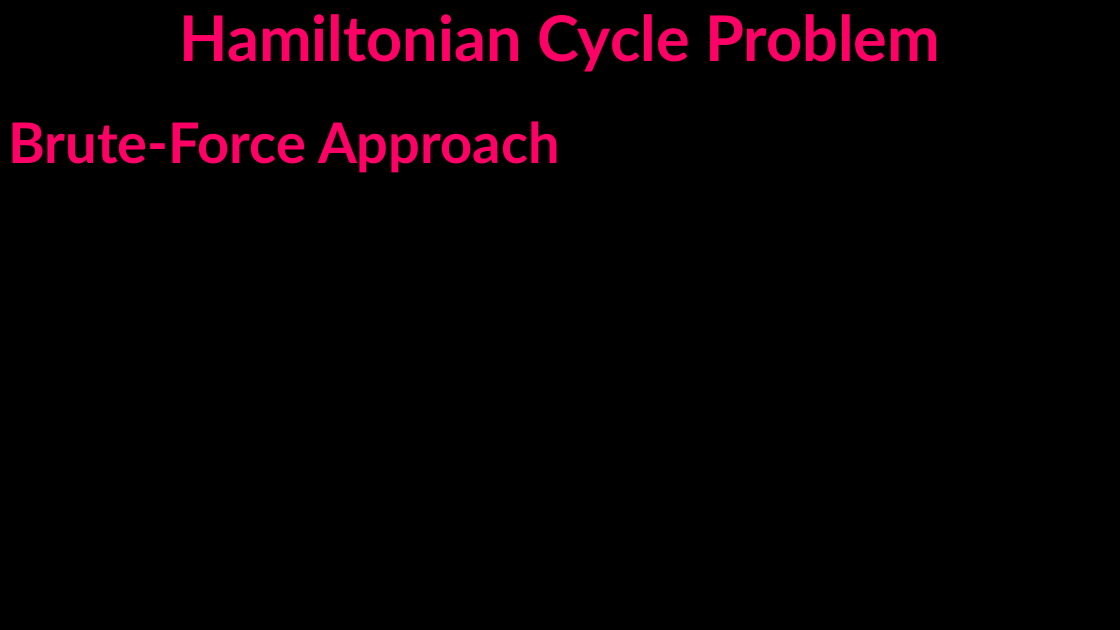
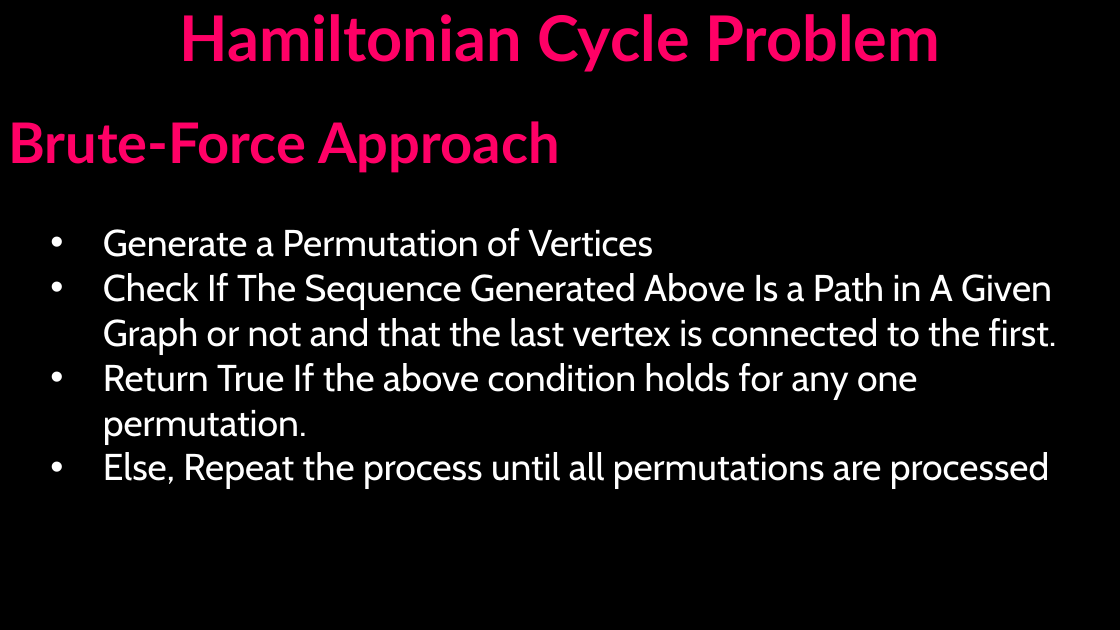
Before and after one commit to Hamad-Abdul-Razzaq/Hamiltonian_Cycle_Problem-ADA_Project, a slide deck: slide 6 of Docs/Hamiltonian Cycle Problem - Slides.pptx (slide 5 before the commit). Drawn at 1120x630 pixels with LibreOffice and Linux fonts; fonts in the diff are those of the drawing. Boxes give left, top, right and bottom in pixels: in the first picture for what was removed or moved away, otherwise in the second. Text is boxed around its words. In the diff, an @@ line names an element or a change of style, - is before the commit and + after.

```diff
--- a/Docs/Hamiltonian Cycle Problem - Slides.pptx
+++ b/Docs/Hamiltonian Cycle Problem - Slides.pptx
@@ text added at [103,228,1057,489], 32 pt, text #FFFFFF @@
+  • Generate a Permutation of Vertices
+  • Check If The Sequence Generated Above Is a Path in A Given Graph or not and that the last vertex is connected to the first.
+  • Return True If the above condition holds for any one permutation.
+  • Else, Repeat the process until all permutations are processed
```
Also in this commit, not shown: 2 other slides changed, 2 slides added, 4 other files.
